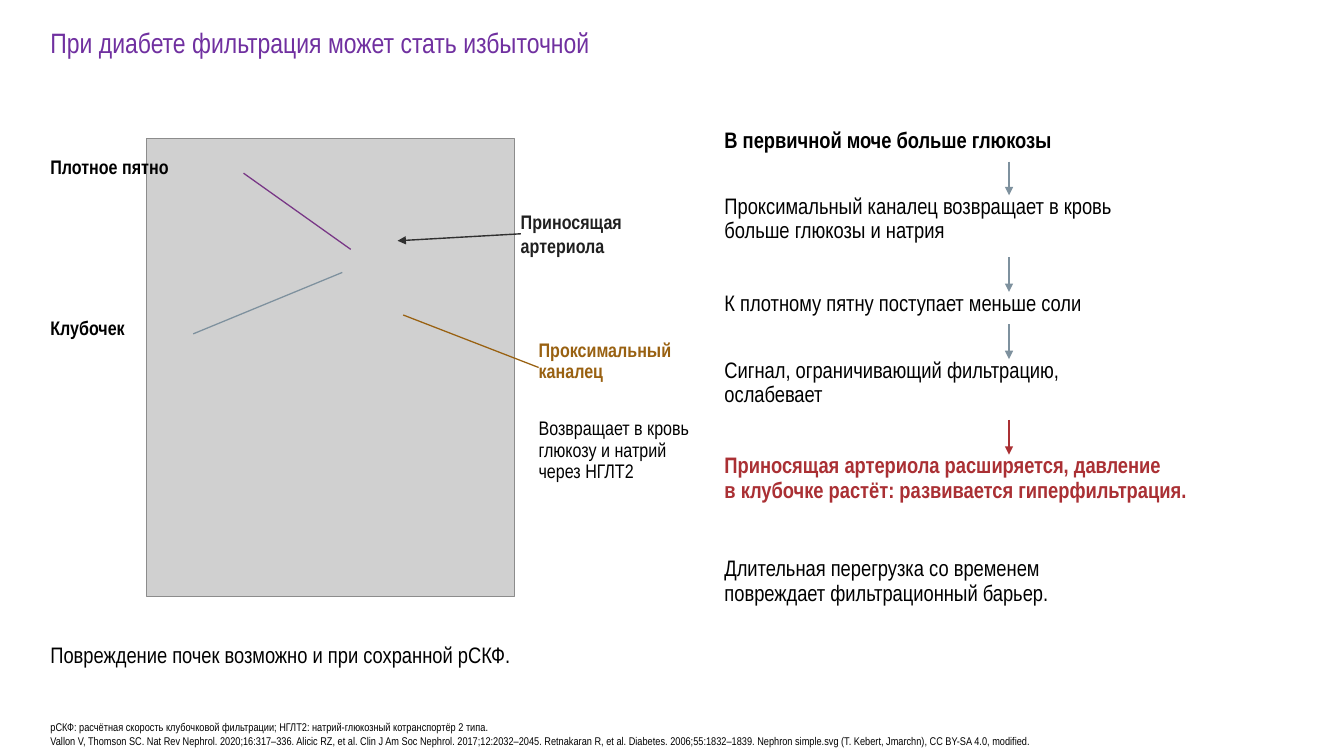
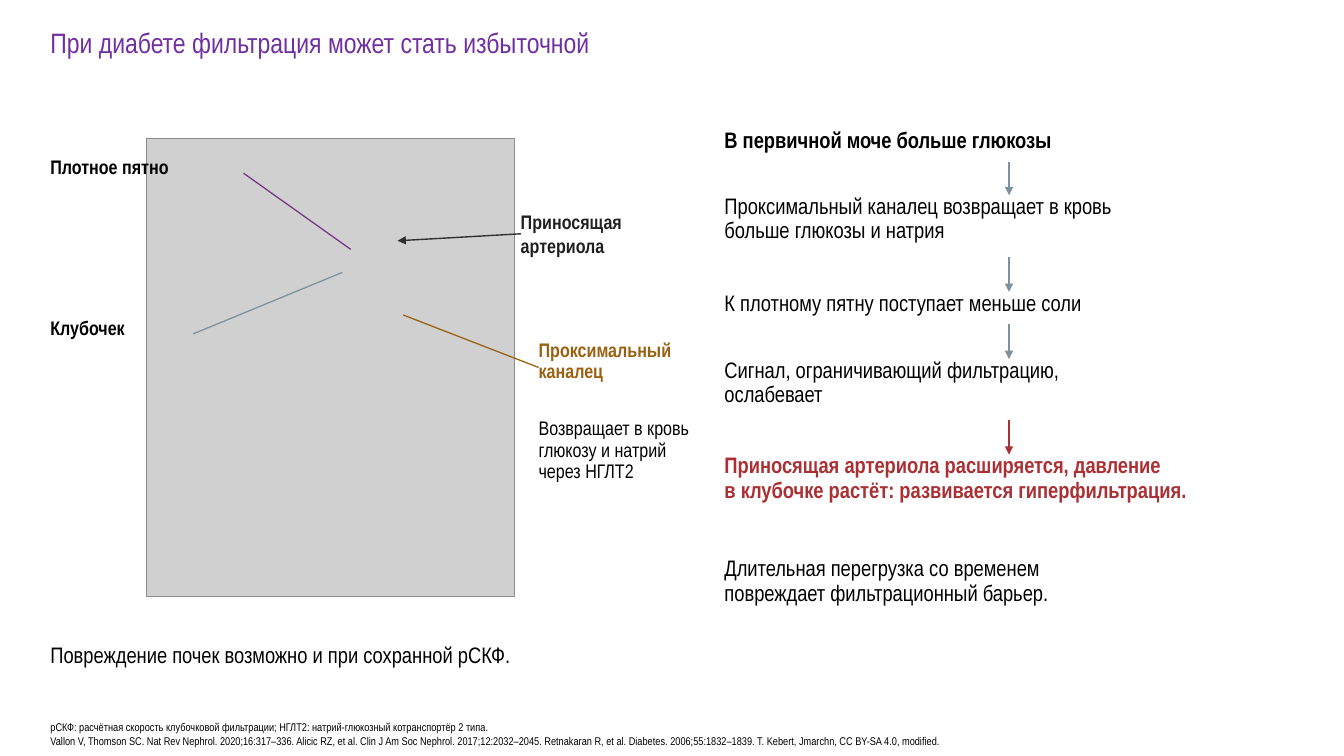
Before and after one commit to drabdulbosit1-eng/my-test-cloud, a slide deck: slide 5 of finerenone/Finerenone_Levin_reviewed.pptx. Drawn at 1344x756 pixels with LibreOffice and Linux fonts; fonts in the diff are those of the drawing; grey boxes stand for pictures. Boxes give left, top, right and bottom in pixels: in the first picture for what was removed or moved away, otherwise in the second. Text is boxed around its words. In the diff, an @@ line names an element or a change of style, - is before the commit and + after.

```diff
--- a/finerenone/Finerenone_Levin_reviewed.pptx
+++ b/finerenone/Finerenone_Levin_reviewed.pptx
@@ text at box(50, 737, 939, 748): text changed @@
-Vallon V, Thomson SC. Nat Rev Nephrol. 2020;16:317–336. Alicic RZ, et al. Clin J Am Soc Nephrol. 2017;12:2032–2045. Retnakaran R, et al. Diabetes. 2006;55:1832–1839. Nephron simple.svg (T. Kebert, Jmarchn), CC BY-SA 4.0, modified.
+Vallon V, Thomson SC. Nat Rev Nephrol. 2020;16:317–336. Alicic RZ, et al. Clin J Am Soc Nephrol. 2017;12:2032–2045. Retnakaran R, et al. Diabetes. 2006;55:1832–1839. T. Kebert, Jmarchn, CC BY-SA 4.0, modified.
```
Also in this commit, not shown: 24 other slides changed, 1 other file.
